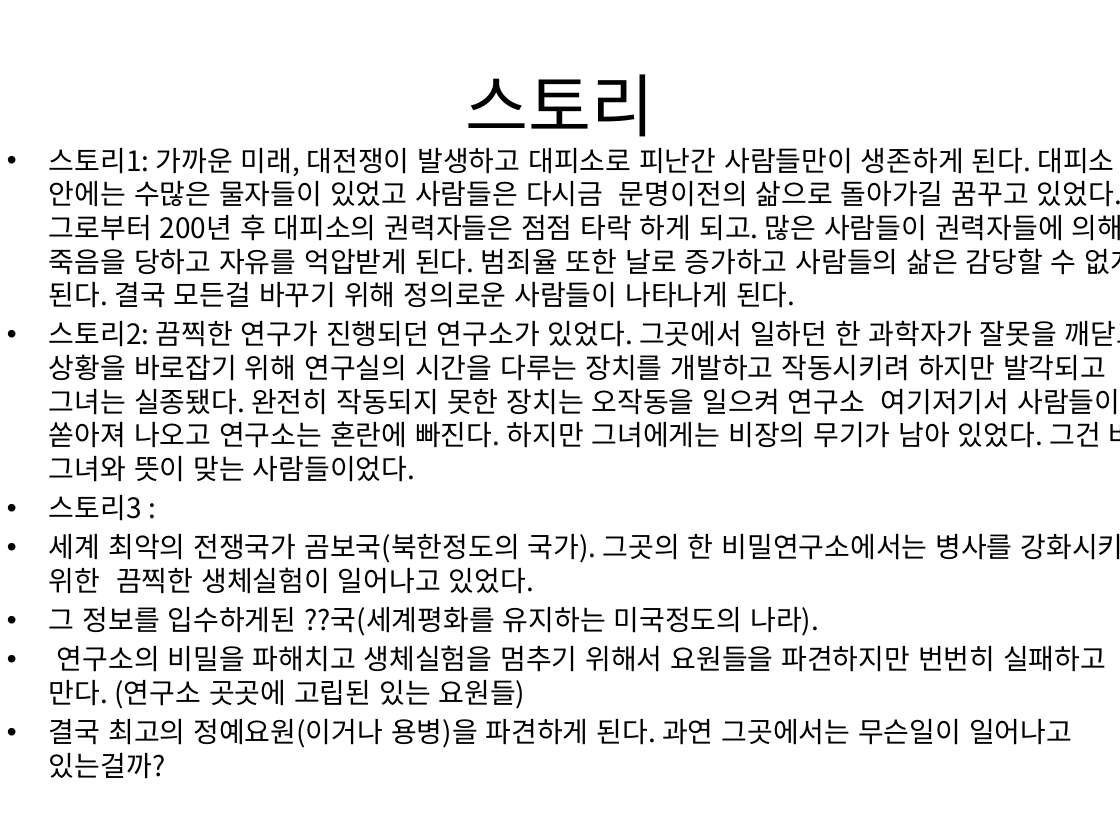
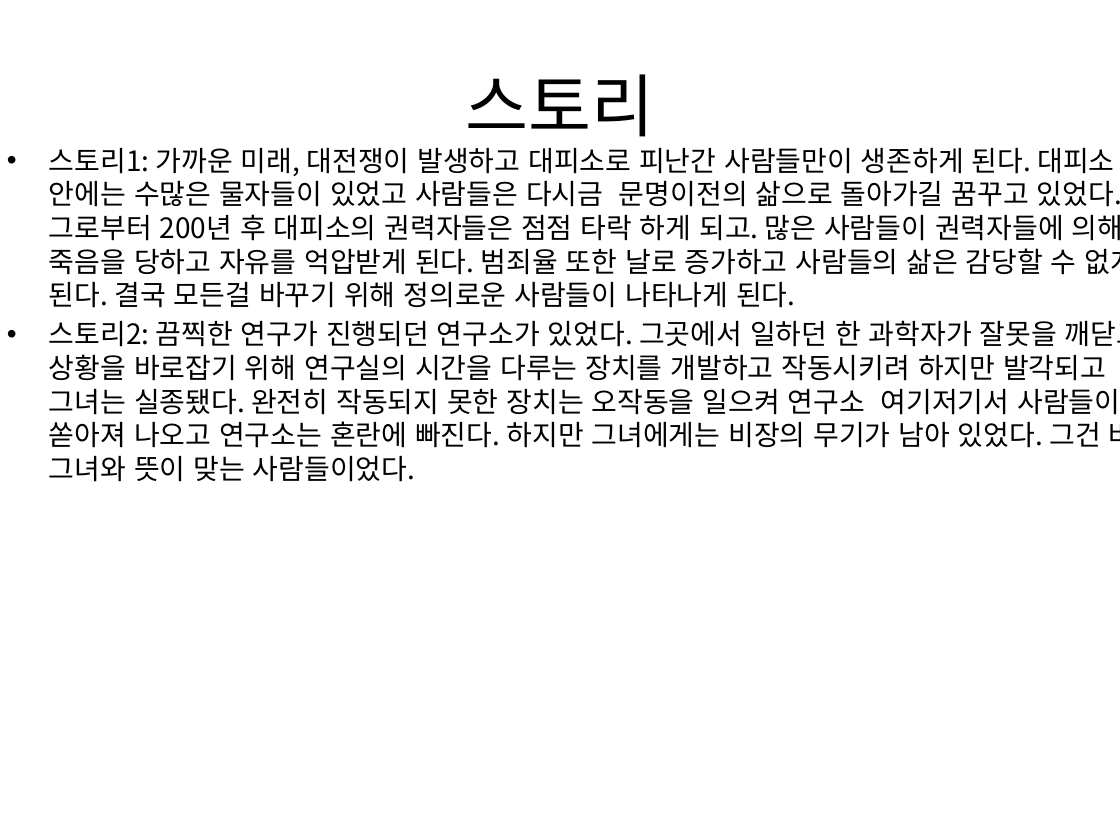
Before and after one commit to gkdlgndpdu/EscapeJail, a slide deck: slide 54 of EscapeJail/Assets/기획/스테이지1기획.pptx. Drawn at 1120x840 pixels with LibreOffice and Linux fonts; fonts in the diff are those of the drawing. Boxes give left, top, right and bottom in pixels: in the first picture for what was removed or moved away, otherwise in the second. Text is boxed around its words. In the diff, an @@ line names an element or a change of style, - is before the commit and + after.

```diff
--- a/EscapeJail/Assets/기획/스테이지1기획.pptx
+++ b/EscapeJail/Assets/기획/스테이지1기획.pptx
@@ text at (49, 495, 1120, 779): paragraphs removed @@
-• 스토리3 :
-• 세계 최악의 전쟁국가 곰보국(북한정도의 국가). 그곳의 한 비밀연구소에서는 병사를 강화시키기 위한 끔찍한 생체실험이 일어나고 있었다.
-• 그 정보를 입수하게된 ??국(세계평화를 유지하는 미국정도의 나라).
-• 연구소의 비밀을 파해치고 생체실험을 멈추기 위해서 요원들을 파견하지만 번번히 실패하고 만다. (연구소 곳곳에 고립된 있는 요원들)
-• 결국 최고의 정예요원(이거나 용병)을 파견하게 된다. 과연 그곳에서는 무슨일이 일어나고 있는걸까?
```
Also in this commit, not shown: 2 other files.
